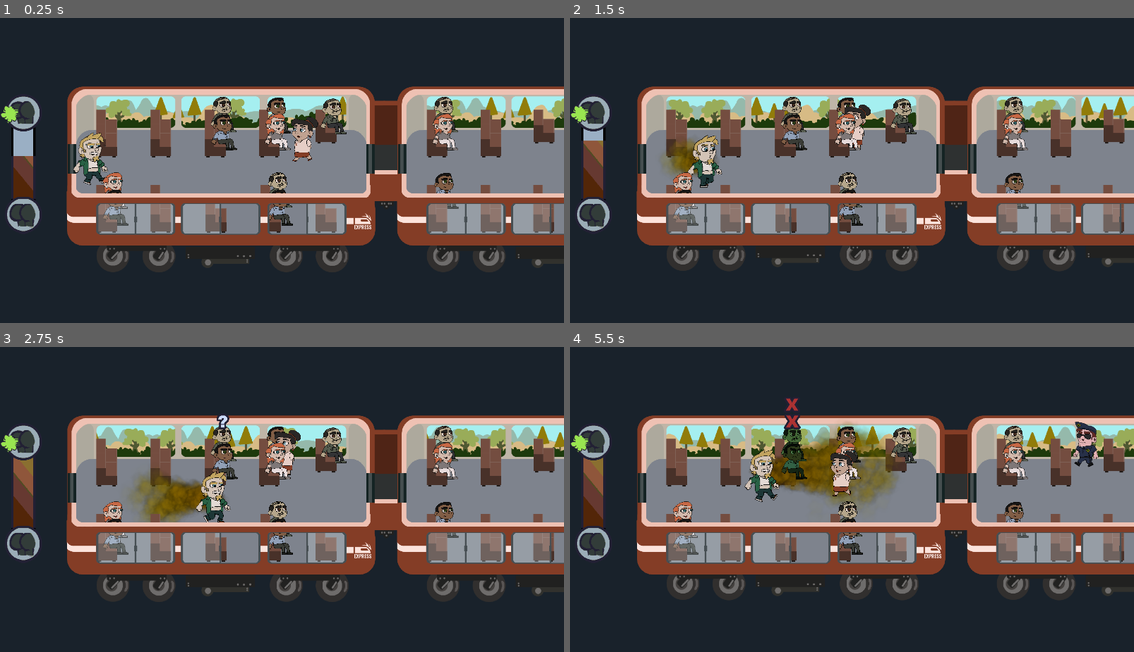
Above: before the commit, frames 1-4 (two rows, left to right).
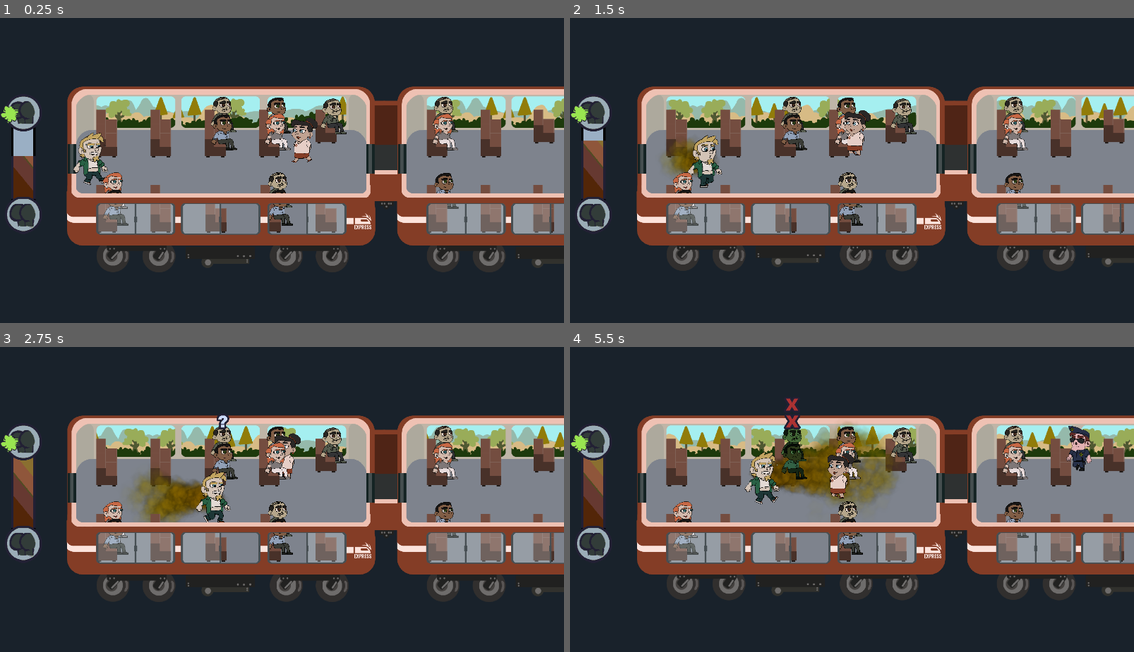
Above: after the commit, the same moments.

Repository: caiotava/Fart-Ninja
Game: Godot game, scene res://main.tscn
The game is run twice, just before and just after one commit, with the same random seed, the same clock (stepped at 60 frames per second) and the same inputs. Sound files missing from this copy of the repository are replaced by a short silence.
Inputs:
- Up to frame 1 (0.25 s): no input
- Up to frame 2 (1.5 s): tap Enter at 0.5 s; hold Right (player_right) 0.53-1.28 s; hold Space (keep) 0.53-1.28 s; hold Down (player_down) from 1.28 s (still down); tap Space (keep) at 1.35 s
- Up to frame 3 (2.75 s): release Down (player_down) at 2.03 s; hold Right (player_right) from 2.03 s (still down); hold Space (keep) from 2.03 s (still down)
- Up to frame 4 (5.5 s): release Right (player_right) at 2.78 s; release Space (keep) at 2.78 s; hold Up (player_up) 2.78-3.53 s; tap Space (keep) at 2.85, 4.35 s; hold Space (keep) 3.53-4.28 s; hold Left (player_left) 3.53-5.03 s; hold Down (player_down) from 5.03 s (still down); hold Space (keep) from 5.03 s (still down)

The runs differ from the first frame. In frame 1, 0.2% of the frame differs, in the area x 51-57%, y 32-48%; in frame 2, 0.4%; in frame 3, 0.2%; in frame 4, 1.5%, in the area x 30-94%, y 24-52%.

Commit message:
fix: fix navigation region mesh

Diff:
--- a/train/carriage_base.tscn
+++ b/train/carriage_base.tscn
@@ -23,9 +23,9 @@
 size = Vector2(30, 104)
 
 [sub_resource type="NavigationPolygon" id="NavigationPolygon_gub6n"]
-vertices = PackedVector2Array(406, 791, 406, 1009, 262, 1005, 258, 314, 382, 446, 543, 446, 541, 310, 1852, 317, 1847, 1031, 562, 789, 382, 312, 566, 1002)
-polygons = Array[PackedInt32Array]([PackedInt32Array(0, 1, 2, 3, 4), PackedInt32Array(5, 6, 7, 8, 9), PackedInt32Array(3, 10, 4), PackedInt32Array(0, 4, 5, 9), PackedInt32Array(9, 8, 11)])
-outlines = Array[PackedVector2Array]([PackedVector2Array(277, 500, 314, 455, 368, 458, 375, 588, 474, 590, 469, 448, 633, 449, 633, 590, 738, 590, 1628, 457, 1691, 502, 1693, 998, 542, 994, 519, 760, 411, 760, 418, 996, 266, 1003)])
+vertices = PackedVector2Array(633, 459, 1624, 466, 1681, 507, 1682, 987, 287, 987, 287, 503, 318, 464, 469, 458)
+polygons = Array[PackedInt32Array]([PackedInt32Array(0, 1, 2, 3, 4, 5, 6, 7)])
+outlines = Array[PackedVector2Array]([PackedVector2Array(277, 500, 314, 455, 469, 448, 633, 449, 1628, 457, 1691, 502, 1693, 998, 277, 997)])
 source_geometry_group_name = &"navigation_polygon_source_group"
 
 [sub_resource type="RectangleShape2D" id="RectangleShape2D_lffp5"]
--- a/train/seat.tscn
+++ b/train/seat.tscn
@@ -20,6 +20,7 @@
 shape = SubResource("RectangleShape2D_ybncw")
 
 [node name="NavigationObstacle2D" type="NavigationObstacle2D" parent="."]
+vertices = PackedVector2Array(-3, 0, -2, 231, 101, 231, 100, 44, 45, 44, 45, -2)
 
 [node name="SpacesPositions" type="Node2D" parent="."]
 
--- a/train/seat_one_space.tscn
+++ b/train/seat_one_space.tscn
@@ -21,6 +21,7 @@
 shape = SubResource("RectangleShape2D_ybncw")
 
 [node name="NavigationObstacle2D" type="NavigationObstacle2D" parent="."]
+vertices = PackedVector2Array(-2, -1, 1, 167, 101, 167, 101, 46, 45, 46, 45, -1)
 
 [node name="SpacesPositions" type="Node2D" parent="."]
 
--- a/ui/victory.gd
+++ b/ui/victory.gd
@@ -1,6 +1,6 @@
 extends Control
 
-var sounds = [preload("res://audio/victory/train_cheering.wav")]
+var sounds = [preload("res://audio/victory/train_cheering.ogg")]
 
 # Called when the node enters the scene tree for the first time.
 func _ready():
